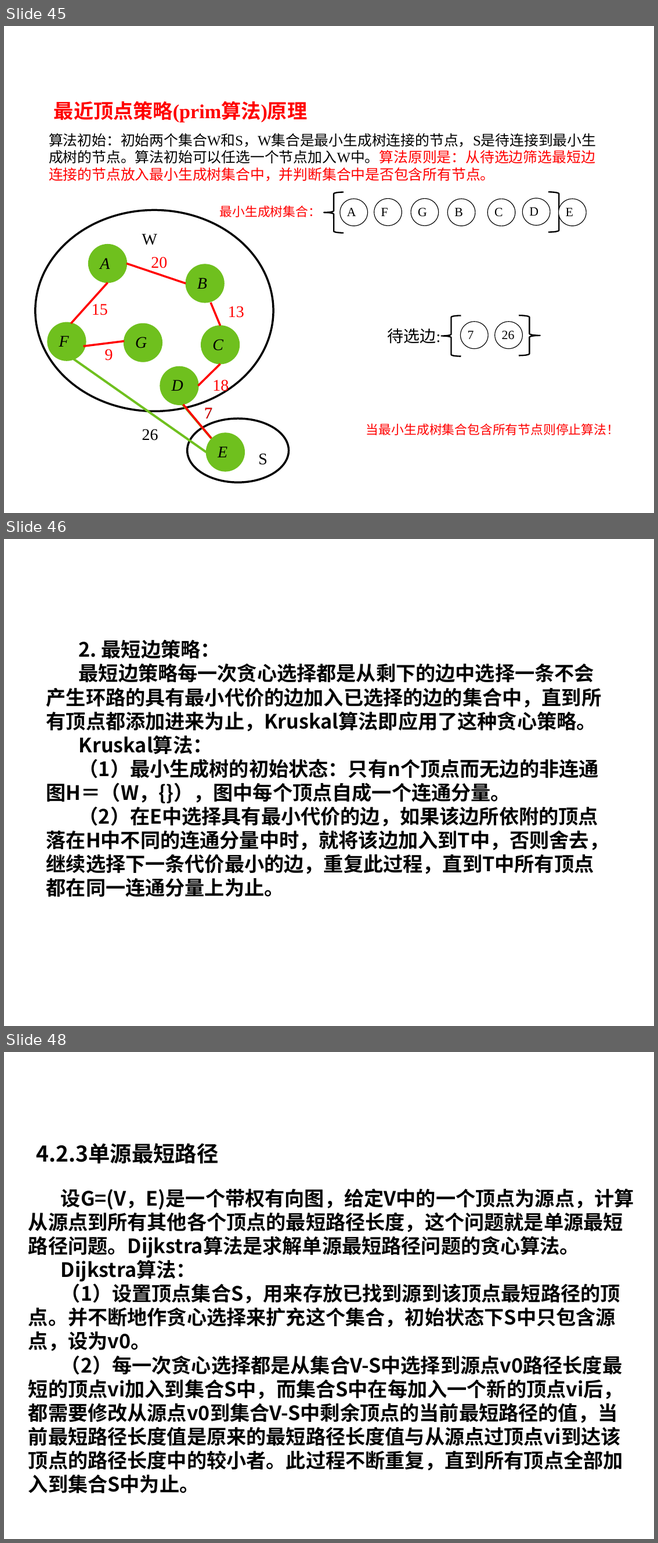
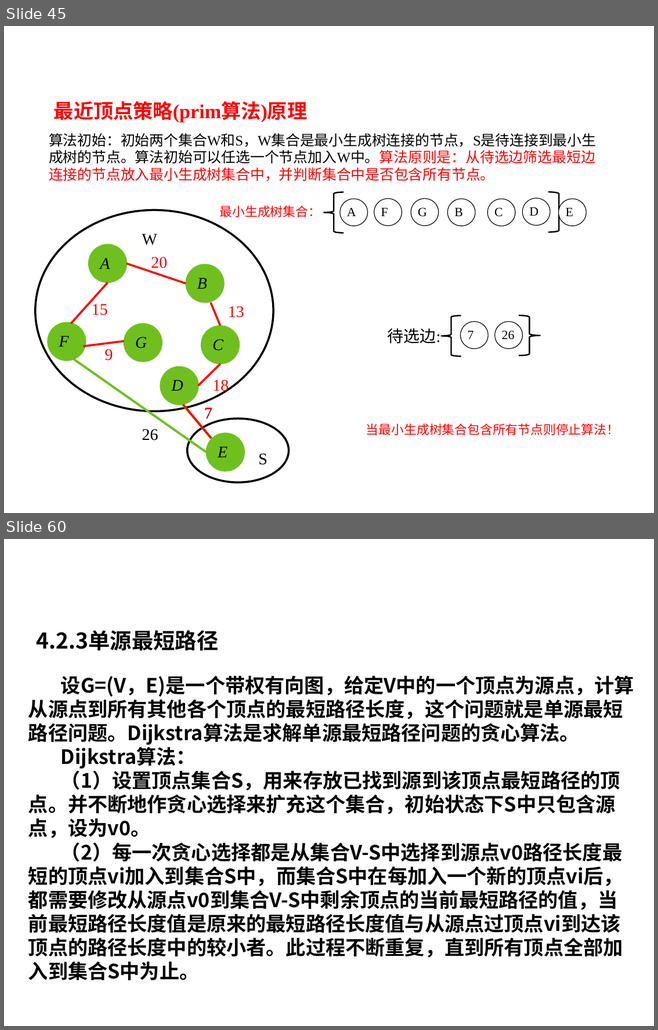
Before and after one commit to liutongling/DP, a slide deck: file/第4章 贪心法.pptx. Shown one above the other, each under a label of ours: slides 45, 46 and 48 before the commit, slides 45 and 60 after it; the slides between them are not shown. The pictures are 658x1543 and 658x1030 pixels, drawn with LibreOffice and Linux fonts; fonts in the diff are those of the drawing; background and template pictures are left out. Boxes give left, top, right and bottom in pixels: in the first picture for what was removed or moved away, otherwise in the second. Text is boxed around its words. In the diff, an @@ line names an element or a change of style, - is before the commit and + after.

```diff
--- a/file/第4章 贪心法.pptx
+++ b/file/第4章 贪心法.pptx
@@ slide 46 removed at (x1=4, y1=539, x2=654, y2=1026), background #FFFFFF @@
@@ text removed at (x1=46, y1=639, x2=609, y2=897) @@
-2. 最短边策略：
-最短边策略每一次贪心选择都是从剩下的边中选择一条不会产生环路的具有最小代价的边加入已选择的边的集合中，直到所有顶点都添加进来为止，Kruskal算法即应用了这种贪心策略。
-Kruskal算法：
-（1）最小生成树的初始状态：只有n个顶点而无边的非连通图H＝（W，{}），图中每个顶点自成一个连通分量。
-（2）在E中选择具有最小代价的边，如果该边所依附的顶点落在H中不同的连通分量中时，就将该边加入到T中，否则舍去，继续选择下一条代价最小的边，重复此过程，直到T中所有顶点都在同一连通分量上为止。
@@ what was slide 48 is now slide 60 @@
```
Also in this commit, not shown: 1 slide changed, 14 slides added, 1 other slide removed, 2 other files.
